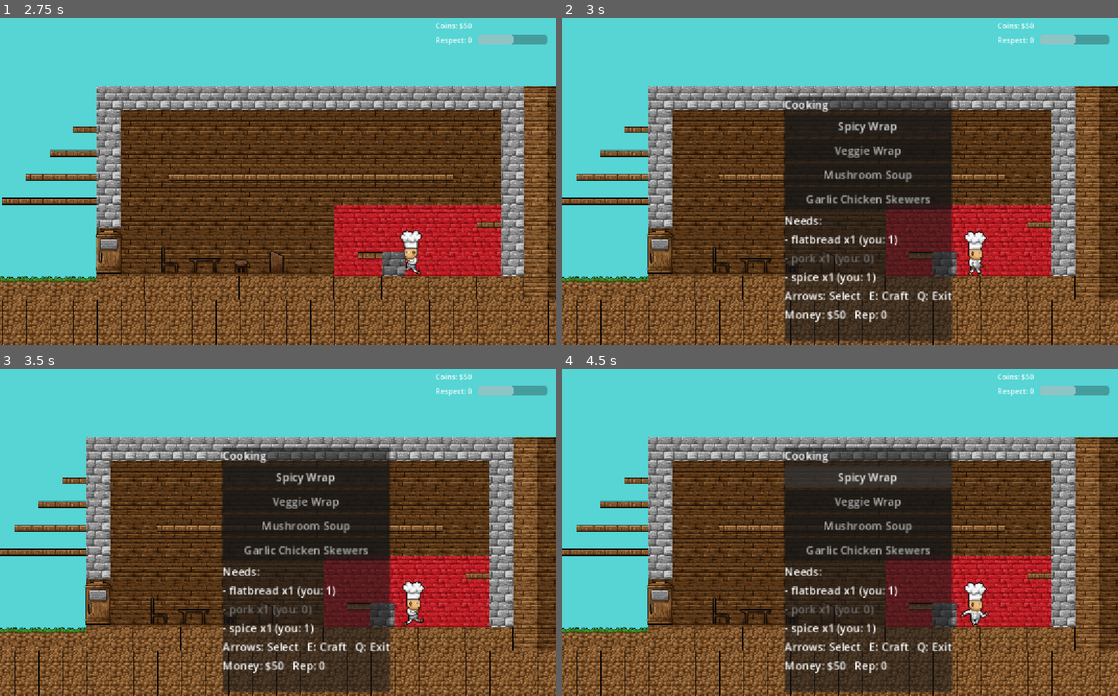
Above: before the commit, frames 1-4 (two rows, left to right).
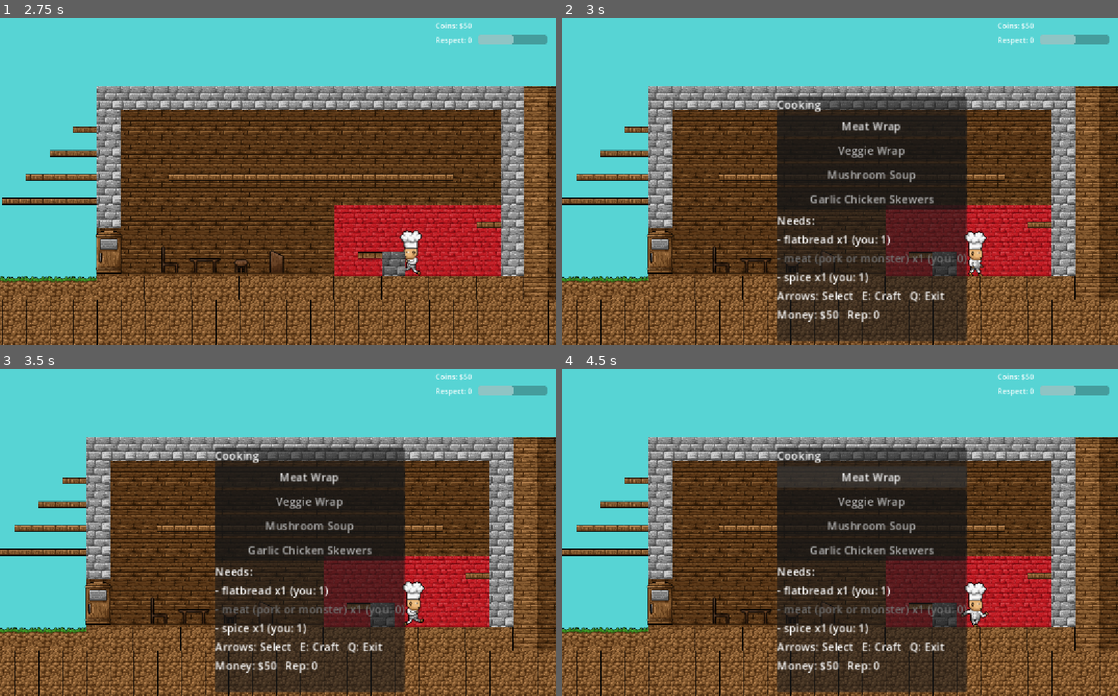
Above: after the commit, the same moments.

Repository: AbstrAct404/Week4-ServeOrSlaughter
Game: Godot game, scene res://tscn/map.tscn
The game is run twice, just before and just after one commit, with the same random seed, the same clock (stepped at 60 frames per second) and the same inputs.
Inputs (mouse positions are in pixels of both pictures, inside the frame that each line leads up to):
- Up to frame 1 (2.75 s): hold 1 (hotbar_1) 0.53-1.28 s; hold D (move_right) 0.53-2.03 s; tap W (jump) at 0.77, 1.52 s; tap 2 (hotbar_2) at 1.35 s; hold A (move_left) from 2.03 s (still down); hold 3 (hotbar_3) from 2.03 s (still down)
- Up to frame 2 (3 s): release A (move_left) at 2.78 s; release 3 (hotbar_3) at 2.78 s; hold D (move_right) from 2.78 s (still down); tap E (interact) at 2.85 s
- Up to frame 3 (3.5 s): keep holding D (move_right); tap W (jump) at 3.02 s
- Up to frame 4 (4.5 s): release D (move_right) at 3.5 s; click (867, 476) at 3.5 s, where only the run before the commit has a clickable "Spicy Wrap"; click (873, 476) at 4.25 s, where only the run after the commit has a clickable "Meat Wrap"

Frame 1 is identical in both runs. In frame 2, 5.9% of the frame differs, in the area x 38-73%, y 24-99%; in frame 3, 5.9%; in frame 4, 5.9%.

Commit message:
fixed some food spawning bugs

Diff:
--- a/inventory.gd
+++ b/inventory.gd
@@ -15,6 +15,9 @@
 	"spice": 1,
 	"knife": 1
 }
+
+var dish_meta: Dictionary = {}
+# example: {"meal_meat_wrap": {"meat_type": "meat_monster"}}
 
 var money: int = 50
 var reputation: int = 0
--- a/tscn/ui.gd
+++ b/tscn/ui.gd
@@ -4,7 +4,6 @@
 @onready var coin_label: Label = $HUD/VBox/CoinLabel
 @onready var rep_bar: ProgressBar = $HUD/VBox/HBox/RepBar
 @onready var rep_text: Label = $HUD/VBox/HBox/RepText
-
 
 
 
@@ -38,6 +37,7 @@
 ]
 
 
+
 var ui_open := false
 var mode := "" # "cook" / "shop"
 var selection_index := 0
@@ -51,10 +51,10 @@
 
 var recipes := [
 	{
-		"id": "spicy_wrap",
-		"name": "Spicy Wrap",
-		"needs": {"flatbread": 1, "pork": 1, "spice": 1},
-		"gives": {"meal_spicy_wrap": 1} #changed meat_monster to meat_pork to be able to craft with no monsters
+		"id": "meat_wrap",
+		"name": "Meat Wrap",
+		"needs": {"flatbread": 1, "meat": 1, "spice": 1},
+		"gives": {"meal_meat_wrap": 1}
 	},
 	{
 		"id": "veggie_wrap",
@@ -105,7 +105,7 @@
 			return load("res://Assets/Furniture.png")
 		"knife":
 			return load("res://Assets/Silverware.png")
-		"meal_spicy_wrap":
+		"meal_meat_wrap":
 			return load("res://Assets/meat_wrap.png")
 		"meal_veggie_wrap":
 			return load("res://Assets/veggie_wrap.png")
@@ -255,6 +255,13 @@
 	shop_panel.visible = false
 	_refresh_cooking()
 
+func _resolve_meat() -> String:
+	if Inventory.has_item("meat_monster", 1):
+		return "meat_monster"
+	if Inventory.has_item("pork", 1):
+		return "pork"
+	return ""
+
 
 func open_shop(player: Node) -> void:
 	current_player = player
@@ -376,13 +383,26 @@
 
 	for k in r["needs"].keys():
 		var need_amt := int(r["needs"][k])
-		var have_amt := int(Inventory.bag.get(k, 0))
-		var ok := Inventory.has_item(k, need_amt)
+
+		var have_amt := 0
+		var ok := false
+		var label_name = String(k)
+
+		if k == "meat":
+			var pork_amt := int(Inventory.bag.get("pork", 0))
+			var monster_amt := int(Inventory.bag.get("meat_monster", 0))
+			have_amt = pork_amt + monster_amt
+			ok = have_amt >= need_amt
+			label_name = "meat (pork or monster)"
+		else:
+			have_amt = int(Inventory.bag.get(k, 0))
+			ok = have_amt >= need_amt
 
 		var line := Label.new()
-		line.text = "- %s x%d (you: %d)" % [k, need_amt, have_amt]
+		line.text = "- %s x%d (you: %d)" % [label_name, need_amt, have_amt]
 		line.modulate = Color(1,1,1,1) if ok else Color(0.45,0.45,0.45,1)
 		recipe_detail.add_child(line)
+
 
 func _refresh_shop():
 	shop_money.text = "Money: $%d   Rep: %d" % [Inventory.money, Inventory.reputation]
@@ -394,27 +414,52 @@
 func _cook_selected():
 	var r = recipes[selection_index]
 
-	# check
+	# 1) Check requirements (category-aware)
+	var chosen_meat := ""
+
 	for k in r["needs"].keys():
 		var amt := int(r["needs"][k])
-		if not Inventory.has_item(k, amt):
-			toast_on_player("Not enough ingredients")
-			return
-
-	# consume
+
+		if k == "meat":
+			chosen_meat = _resolve_meat()
+			if chosen_meat == "":
+				_set_status("Need meat (pork or monster meat).", false)
+				return
+		else:
+			if not Inventory.has_item(k, amt):
+				_set_status("Missing: %s x%d" % [k, amt], false)
+				return
+
+
+	# 2) Consume requirements
 	for k in r["needs"].keys():
-		Inventory.remove_item(k, int(r["needs"][k]))
-
-	# produce
-	var shown := false
-	for k in r["gives"].keys():
-		Inventory.add_item(k, int(r["gives"][k]))
-
-		if not shown:
-			_show_dish_on_counter(k)
-			shown = true
+		var amt := int(r["needs"][k])
+
+		if k == "meat":
+			Inventory.remove_item(chosen_meat, amt)
+		else:
+			Inventory.remove_item(k, amt)
+
+
+	# 3) Produce result
+	var cooked_id := ""
+
+	for out_id in r["gives"].keys():
+		var out_amt := int(r["gives"][out_id])
+		Inventory.add_item(out_id, out_amt)
+		cooked_id = out_id
+
+		# store metadata if this dish used meat
+		if chosen_meat != "":
+			if not Inventory.dish_meta.has(out_id):
+				Inventory.dish_meta[out_id] = {}
+			Inventory.dish_meta[out_id]["meat_type"] = chosen_meat
+
+	if cooked_id != "":
+		_show_dish_on_counter(cooked_id)
 
 	_set_status("Cooked: %s" % r["name"], true)
+
 
 
 func _buy_selected():
@@ -521,7 +566,7 @@
 
 	dish_sprite.texture = tex
 	dish_sprite.global_position = spawn.global_position
-	dish_sprite.s = Vector2(0.15, 0.15) # tweak this
+	dish_sprite.scale = Vector2(0.15, 0.15) # tweak this
 	dish_sprite.visible = true
 
 
